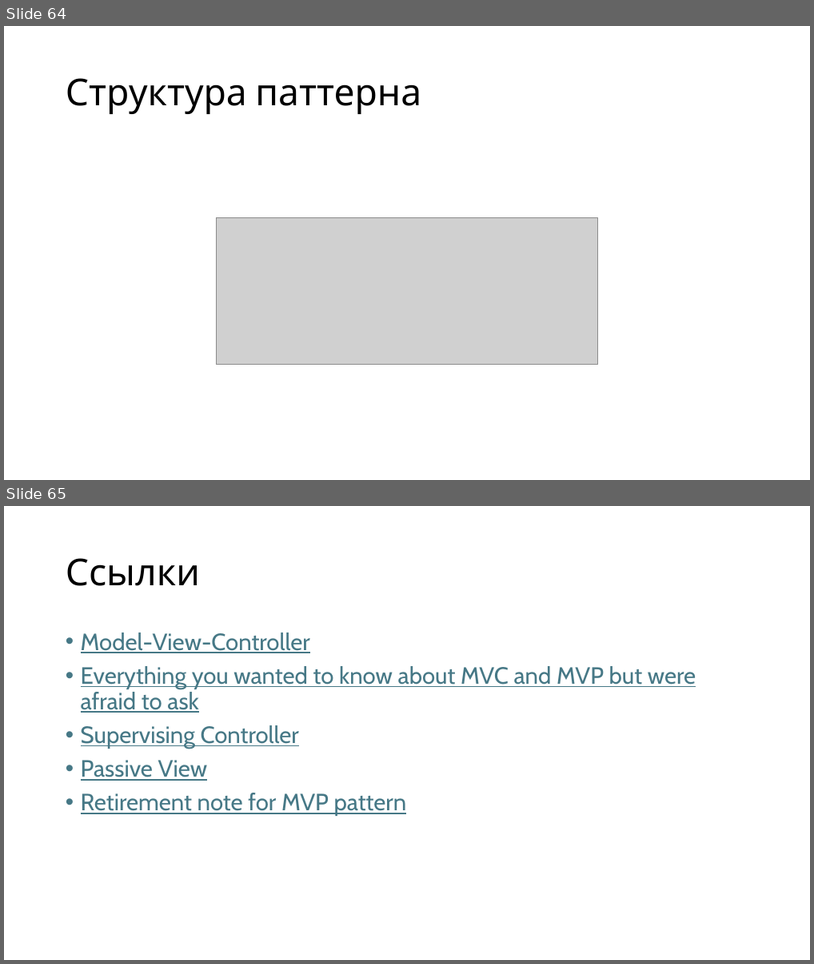
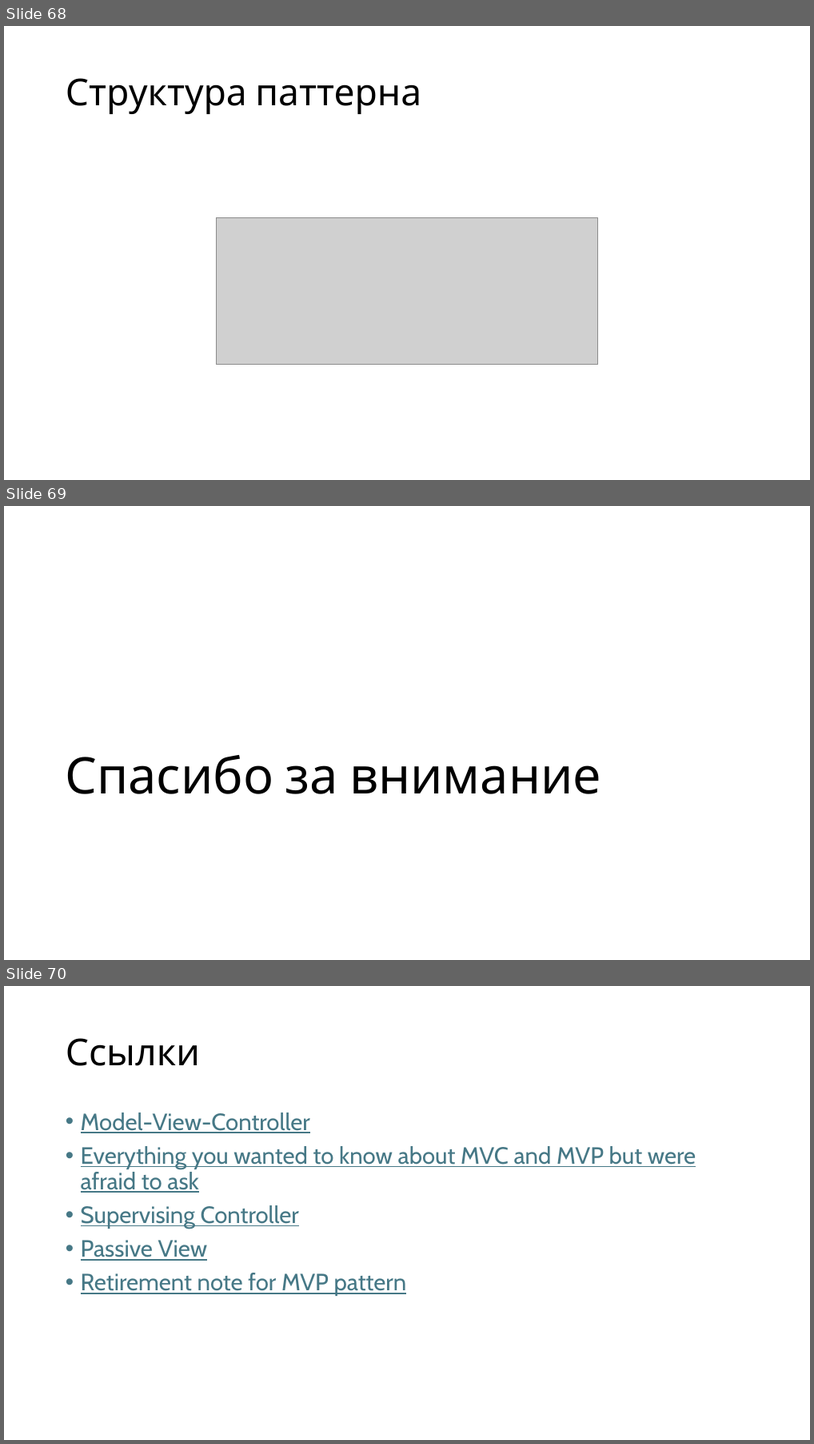
Before and after one commit to alexey-malov/ood, a slide deck: lectures/16.mvxx/mvxx.pptx. Shown one above the other, each under a label of ours: slides 64 and 65 before the commit, slides 68, 69 and 70 after it. The pictures are 814x964 and 814x1444 pixels, drawn with LibreOffice and Linux fonts; fonts in the diff are those of the drawing; grey boxes stand for pictures. Boxes give left, top, right and bottom in pixels: in the first picture for what was removed or moved away, otherwise in the second. Text is boxed around its words. In the diff, an @@ line names an element or a change of style, - is before the commit and + after.

```diff
--- a/lectures/16.mvxx/mvxx.pptx
+++ b/lectures/16.mvxx/mvxx.pptx
@@ slide 69 added at <box>4,506,810,960</box>, background #FFFFFF @@
@@ title added at <box>65,755,602,794</box>, 60 pt, text #000000 @@
+Спасибо за внимание
@@ what was slide 64 is now slide 68 @@
@@ what was slide 65 is now slide 70 @@
```
Also in this commit, not shown: 5 slides changed, 4 other slides added, 6 other files.
